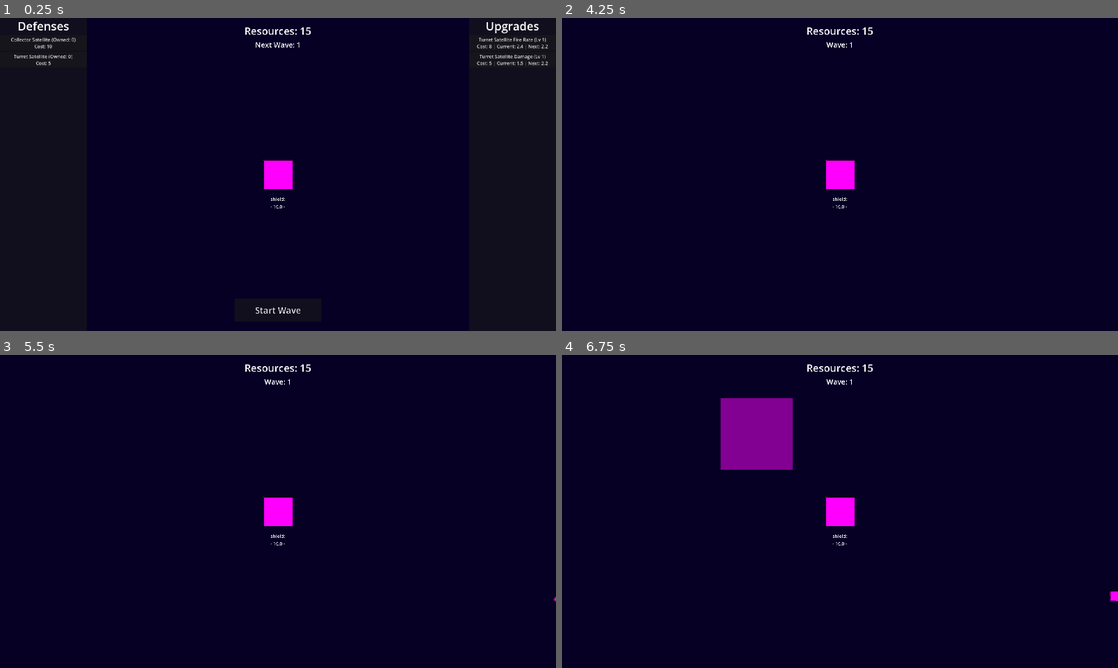
Above: before the commit, frames 1-4 (two rows, left to right).
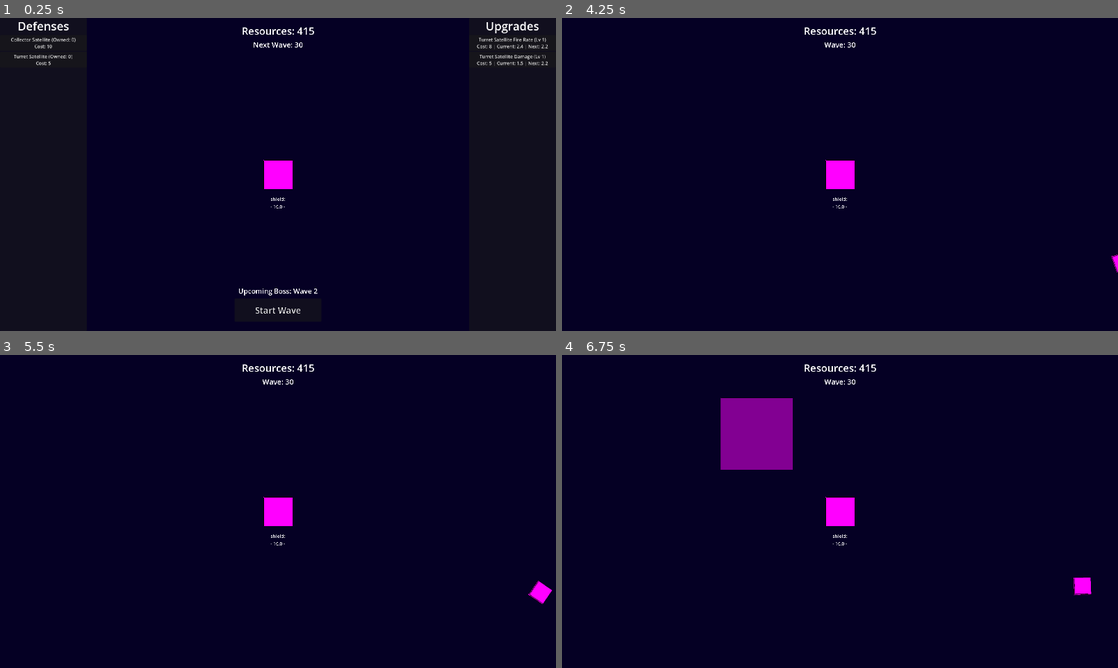
Above: after the commit, the same moments.

Repository: naeemR123/Learners-Game-Jam--2
Game: Godot game, scene res://Scenes/main.tscn
Same seed, same stepped clock (60 frames per second), same inputs: the game is played once before the commit and once after it.
Inputs (mouse positions are in pixels of both pictures, inside the frame that each line leads up to):
- Up to frame 1 (0.25 s): no input
- Up to frame 2 (4.25 s): click "Start Wave" at 0.5 s; tap Enter at 1.25, 1.35, 2.1, 2.75, 2.85, 3.6 s; move the mouse to (962, 158) at 1.27 s; click (962, 158) at 1.42 s; tap Space at 2, 3.5 s; move the mouse to (728, 190) at 2.02 s; click (728, 190) at 2.17 s; move the mouse to (895, 105) at 2.77 s; click (895, 105) at 2.92 s; move the mouse to (812, 237) at 3.52 s; click (812, 237) at 3.67 s
- Up to frame 3 (5.5 s): tap Enter at 4.25, 4.35, 5.1 s; move the mouse to (444, 558) at 4.27 s; click (444, 558) at 4.42 s; move the mouse to (111, 464) at 5.02 s; click (111, 464) at 5.17 s
- Up to frame 4 (6.75 s): move the mouse to (867, 511) at 5.77 s; tap Enter at 5.85, 6.6 s; click (867, 511) at 5.92 s; tap Space at 6.5 s; move the mouse to (756, 433) at 6.52 s; click (756, 433) at 6.67 s

The runs differ from the first frame. In frame 1, 0.4% of the frame differs, in the area x 43-58%, y 2-89%; in frame 2, 0.3%; in frame 3, 0.4%; in frame 4, 0.5%, in the area x 43-100%, y 2-79%.

Commit message:
Added boss wave and more debug options
Introduce boss-wave handling and multiple debug/export options, plus small fixes. WaveManager: add is_boss_wave, boss_wave(), get_boss_asteroid(), improved asteroid_death logging and boss logic; start_wave/reset adjustments. AsteroidSpawner: new exported debug options (speed, boss wave, boss wave number), renamed debug vars, and apply debug values on ready. Main: exported extra_resources/custom_wave and apply them at startup. Upgrade_data: fix cost formula. boss_asteroid resource: allow spawning earlier and set spawn_weight. UI: defer initial UI updates. Also minor print formatting and project name update.

Diff:
--- a/Scenes/main.tscn
+++ b/Scenes/main.tscn
@@ -8,6 +8,10 @@
 
 [node name="Main" type="Node2D" unique_id=1160054467]
 script = ExtResource("1_344ge")
+extra_resources = true
+extra_amount = 400
+custom_wave = true
+wave_number = 30
 
 [node name="ColorRect" type="ColorRect" parent="." unique_id=1573043977]
 offset_right = 1920.0
@@ -20,6 +24,8 @@
 [node name="AsteroidSpawner" type="Marker2D" parent="." unique_id=346610206]
 position = Vector2(960, 540)
 script = ExtResource("2_bo1nx")
+debug_boss_wave = true
+bwave_number = 2
 
 [node name="SpawnCooldown" type="Timer" parent="AsteroidSpawner" unique_id=1872355504]
 
--- a/Scripts/Globals/wave_manager.gd
+++ b/Scripts/Globals/wave_manager.gd
@@ -11,8 +11,9 @@
 var current_wave : int = 1
 var wave_active : bool
 var next_boss_wave : int = randi_range(15, 20)
-
-var max_spawn_interval : float = 7 # seconds
+var is_boss_wave : bool = false
+
+var max_spawn_interval : float = 7	# seconds
 
 var max_asteroids : int
 var asteroids_spawned : int = 0
@@ -72,6 +73,7 @@
 	# Safety check : aborts if there is no asteroids in 'all_asteroids' array
 	if all_asteroids.is_empty():
 		push_warning("Cannot choose Asteroid to spawn: No Asteroids registered (from: wave_manager.gd/pick_asteroid_type | Array 'all_asteroids' is empty)")
+		asteroid_death()
 		return null
 
 	# Build array and weight variable to get pool of asteroids and their weight
@@ -90,6 +92,7 @@
 	# Safety check : aborts if there is no asteroids in 'eligible' array
 	if eligible.is_empty():
 		push_warning("Cannot choose Asteroid to spawn: No Asteroids eligible (from: wave_manager.gd/pick_asteroid_type | Array 'eligible' is empty)")
+		asteroid_death()
 		return null
 
 	var roll : float = randf_range(0,total_weight) # Randomizes number based on weight
@@ -108,8 +111,11 @@
 # Initiates logic for the next wave
 func start_wave() -> void:
 
+	print("~ WAVE %d STARTED" % current_wave)
+
 	# Resets wave properties to default
 	wave_active = true
+	is_boss_wave = false
 	asteroids_spawned = 0
 	asteroids_alive = 0
 
@@ -127,11 +133,8 @@
 	timer_interval.emit(spawn_interval)
 
 
-func boss_wave() -> void:
-	pass
-
-
-# Used by the asteroid spawner | Runs pick_asteroid_type and returns chosen asteroid type
+# Used by the asteroid spawner
+# Runs pick_asteroid_type and returns chosen asteroid type
 func get_next_asteroid() -> AsteroidData:
 
 	# If the max amount of asteroids has been reached, the function is aborted
@@ -142,21 +145,75 @@
 	asteroids_spawned += 1
 	asteroids_alive += 1
 
+	# Returns BOSS Asteroid if boss wave is active
+	if is_boss_wave:
+		return get_boss_asteroid(current_wave)
+
 	# Returns value back to asteroid spawner
 	return pick_asteroid_type(current_wave)
+
+
+# Searches 'all_asteroids' Array for BOSS Asteroids | Returns Boss Asteroid
+func get_boss_asteroid(wave: int) -> AsteroidData:
+
+	# Safety check : aborts if there is no asteroids in 'all_asteroids' array
+	if all_asteroids.is_empty():
+		push_warning("Cannot choose Asteroid to spawn: No Asteroids registered (from: wave_manager.gd/get_boss_asteroid | Array 'all_asteroids' is empty)")
+		asteroid_death()
+		return null
+
+	# Build array and weight variable to get pool of asteroids and their weight
+	var eligible : Array[AsteroidData] = []
+	var total_weight : float = 0
+
+
+	# For each available asteroid, checks it is a BOSS and if it CAN spawn this wave
+	for asteroid in all_asteroids:
+		if asteroid.min_wave <= wave and asteroid.behavior == AsteroidData.BehaviorType.BOSS:
+
+			# If passes criteria, adds asteroid to the array and
+			# adds it's spawn weight to the total_weight value
+			eligible.append(asteroid)
+			total_weight += asteroid.spawn_weight
+
+	# Safety check : aborts if there is no BOSS Asteroid found in 'eligible' array
+	if eligible.is_empty():
+		push_warning("Cannot find Boss Asteroid to spawn: No Asteroids eligible (from: wave_manager.gd/get_boss_asteroid | Array 'eligible' is empty)")
+		asteroid_death()
+		return null
+
+	var roll : float = randf_range(0,total_weight) # Randomizes number based on weight
+
+	# Subtracts each eligible asteroid's weight by the random number.
+	# If the asteroid's weight causes the number to go below or
+	# reaches 0, then THAT asteroid is returned (chosen to be spawned)
+	for asteroid in eligible:
+		roll -= asteroid.spawn_weight
+		if roll <= 0:
+			return asteroid
+
+	return eligible.back() # Safety fallback in case of floating point
 
 
 # Tracks how many asteroids are still active
 # Ends the wave if conditions are met
 func asteroid_death() -> void:
 	asteroids_alive -= 1
+	print(" ~ %d Asteroids Remaining" % (max_asteroids - asteroids_spawned + asteroids_alive))
 
 	# If there are no more asteroids alive and all
 	# asteroids have been spawned, then the wave ends
 	if asteroids_alive <= 0 and asteroids_spawned == max_asteroids:
+		print("~ WAVE %d ENDED | WAVE %d NEXT" % [current_wave,current_wave+1])
 		wave_active = false
 		current_wave += 1
 		wave_complete.emit()
+
+
+func boss_wave() -> void:
+	is_boss_wave = true
+	max_asteroids = 1
+	timer_interval.emit(max_spawn_interval)
 
 
 # Resets Wave info | Called via game_reset() in Game_Manager
@@ -164,3 +221,4 @@
 	current_wave = 1
 	next_boss_wave = randi_range(15, 20)
 	wave_active = false
+	is_boss_wave = false
--- a/Scripts/ResourceScripts/upgrade_data.gd
+++ b/Scripts/ResourceScripts/upgrade_data.gd
@@ -34,10 +34,7 @@
 
 
 func get_current_cost() -> int:
-	if current_level == 1:
-		return int(base_cost)
-	else:
-		return int(base_cost * pow(cost_multiplier, current_level))
+	return int(base_cost * pow(cost_multiplier, current_level - 1))
 
 
 func get_current_value(level: float = current_level) -> float:
--- a/Scripts/Resources/Asteroids/boss_asteroid.tres
+++ b/Scripts/Resources/Asteroids/boss_asteroid.tres
@@ -13,7 +13,8 @@
 max_speed = 10.0
 damage = 20.0
 slow_resistance = 1.0
-min_wave = 20
+min_wave = 1
+spawn_weight = 1.0
 min_resources = 50
 max_resources = 75
 behavior = 2
--- a/Scripts/asteroid.gd
+++ b/Scripts/asteroid.gd
@@ -96,7 +96,7 @@
 	#####################################################################
 
 	# Displays current Asteroid's info : name, pos, and speed
-	print("Spawned: ", data.name , " at: ", global_position, " | Speed: ", speed, " | Scale: ", scale, " | Sprite Size: ", sprite.texture.get_size(), " | Health: ", current_health)
+	print(" - Spawned: ", data.name , " at: ", global_position, " | Speed: ", speed, " | Scale: ", scale, " | Sprite Size: ", sprite.texture.get_size(), " | Health: ", current_health)
 
 
 func _physics_process(delta: float) -> void:
--- a/Scripts/asteroid_spawner.gd
+++ b/Scripts/asteroid_spawner.gd
@@ -4,10 +4,15 @@
 @onready var wave := WaveManager
 
 
-@export var debug_speed : bool = false
-@export var debug_speed_value : float = 200
+@export_group("Debug")
+@export var debug_asteroid_speed : bool = false
+@export var debug_asteroid_speed_value : float = 200
+@export var debug_boss_wave : bool = false
+@export var bwave_number : int = 3
 
+@export_category("Spawn Adjustments")
 @export var margin: float = 50 # How far offscreen to spawn
+
 
 var asteroid_scene: PackedScene = preload("res://Scenes/asteroid.tscn")
 
@@ -20,6 +25,16 @@
 func _ready() -> void:
 	wave.timer_interval.connect(timer_info)		# connects from WaveManager
 
+	if debug_asteroid_speed:
+		print("! Asteroid Speed Debug: ENABLED")
+
+	# Sets next boss wave to exported debug value
+	if debug_boss_wave:
+		wave.next_boss_wave = bwave_number
+		print("! Boss Wave Debug: ENABLED")
+
+	# Prints Boss Wave value at game start
+	print(" - Boss Wave set to: Wave " + str(wave.next_boss_wave))
 
 # Recieves spawn interval from WaveManager and starts timer
 func timer_info(interval : float) -> void:
@@ -93,4 +108,4 @@
 	var speed_multiplier : float = 0.1 * wave.current_wave
 
 	# Run asteroid's start function, passing important parameter values
-	asteroid.start(asteroid_type, planet, spawn_position, debug_speed, debug_speed_value, speed_multiplier)
+	asteroid.start(asteroid_type, planet, spawn_position, debug_asteroid_speed, debug_asteroid_speed_value, speed_multiplier)
--- a/Scripts/main.gd
+++ b/Scripts/main.gd
@@ -2,7 +2,26 @@
 
 
 @onready var game := Game_Manager
+@onready var wave := WaveManager
 
 
+@export_category("Debug")
+@export var extra_resources: bool = false
+@export var extra_amount: int = 100
+@export var custom_wave: bool = false
+@export var wave_number: int = 1
+
 func _ready() -> void:
+
+	if custom_wave:
+		wave.current_wave = wave_number
+		print("! Custom Wave Debug: ENABLED")
+		print(" - Wave set to: %d" % wave.current_wave)
+
+
+	if extra_resources:
+		game.add_resource(extra_amount)
+		print("! Extra Resources Debug: ENABLED")
+		print(" - Added %d resources" % extra_amount)
+
 	game.add_resource(15)
--- a/Scripts/ui.gd
+++ b/Scripts/ui.gd
@@ -39,10 +39,11 @@
 	retry_button.pressed.connect(_on_retry_button_pressed)	# signal from button in ui.tscn
 	start_wave_button.pressed.connect(_on_start_wave_button_pressed)
 
+	# Deferred so these read final values; waits for sibling's _ready() debug settings
 	# Refresh ui with current stats upon loading
-	update_r_ui()
-	update_shield_ui()
-	shop_ui()
+	update_r_ui.call_deferred()
+	update_shield_ui.call_deferred()
+	shop_ui.call_deferred()
 
 # Refreshes resource display ui
 func update_r_ui():
--- a/project.godot
+++ b/project.godot
@@ -10,7 +10,7 @@
 
 [application]
 
-config/name="Learner's Gameathon GameJam #2"
+config/name="Incremental Space Game"
 run/main_scene="uid://b2gekchbr7tpo"
 config/features=PackedStringArray("4.7", "Forward Plus")
 config/icon="res://icon.svg"
